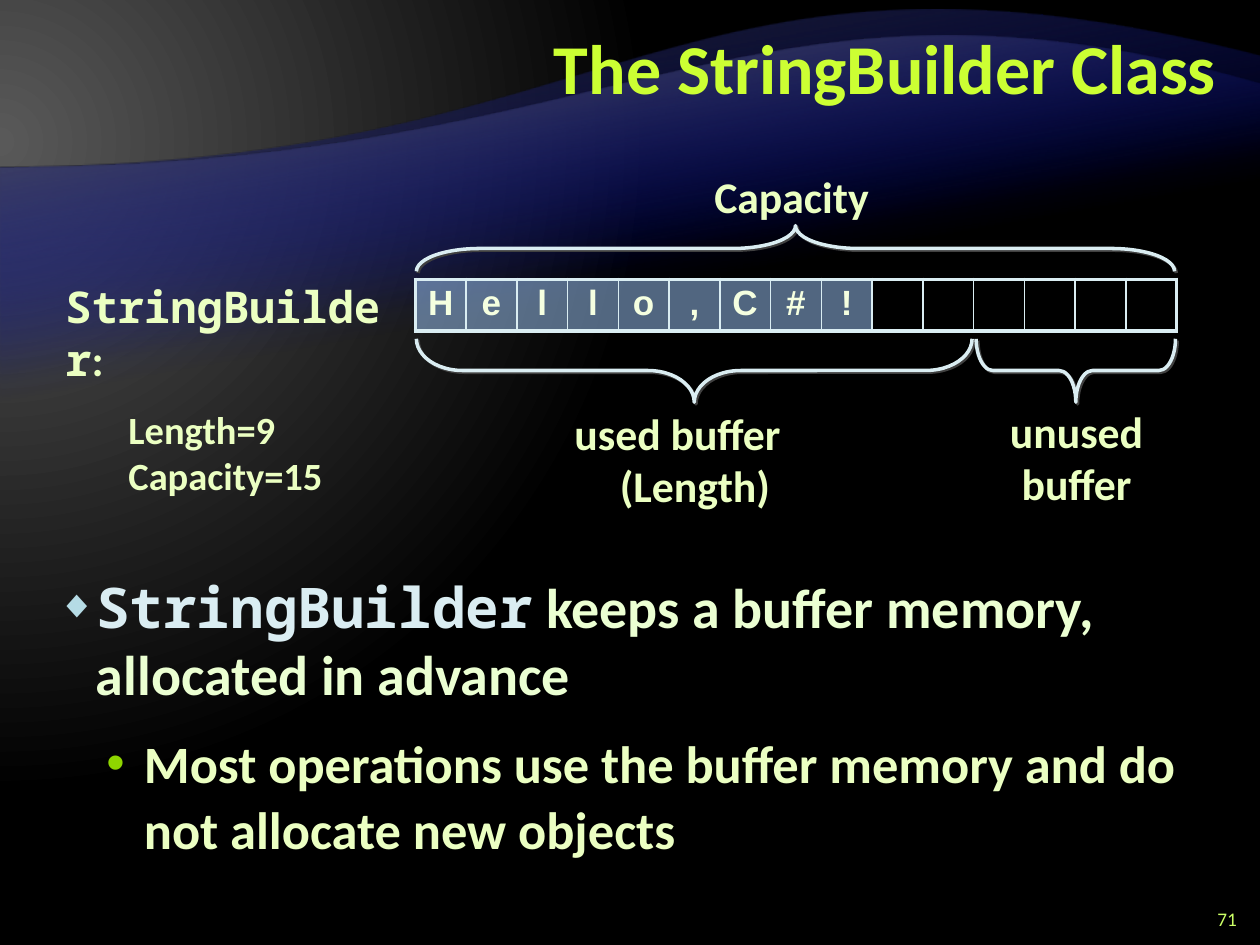
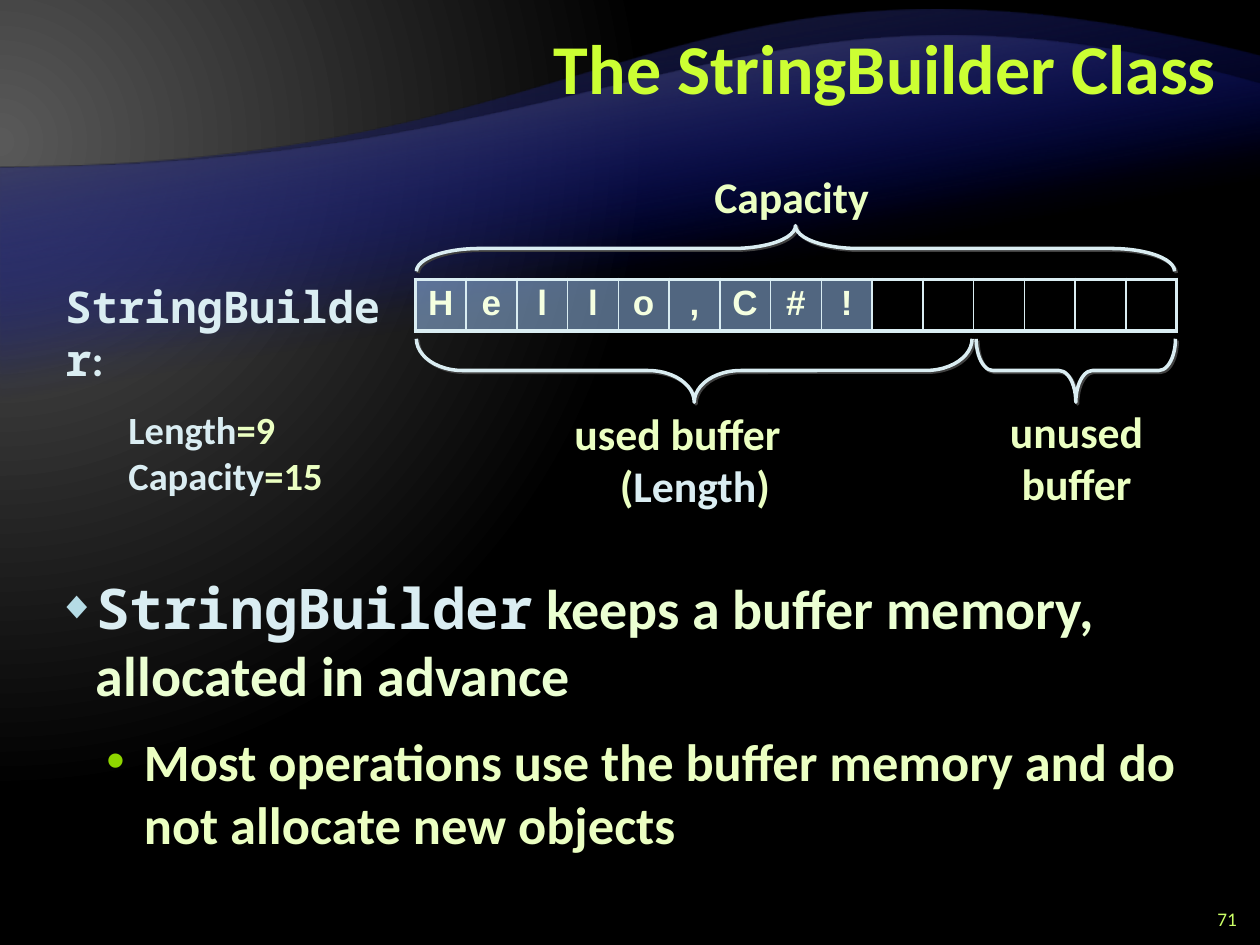
Before and after one commit to Graveheart/aspnetcourse, a slide deck: slide 71 of 2010/lectures/3. CSharp Language Overview - Part II.pptx. Drawn at 1260x945 pixels with LibreOffice and Linux fonts; fonts in the diff are those of the drawing; background and template pictures are left out. Boxes give left, top, right and bottom in pixels: in the first picture for what was removed or moved away, otherwise in the second. Text is boxed around its words. In the diff, an @@ line names an element or a change of style, - is before the commit and + after.

```diff
--- a/2010/lectures/3. CSharp Language Overview - Part II.pptx
+++ b/2010/lectures/3. CSharp Language Overview - Part II.pptx
@@ text "StringBuilder:" at (128,417,322,496): text colour #EBFFC2 to #DAEDF2 in "StringBuilder:", "Length=9", "Capacity=15" @@
@@ text at (620,469,770,510): text colour #EBFFC2 to #DAEDF2 in "(Length)" @@
@@ text "StringBuilder keeps a buffer memory, ..." at (96,585,1175,853): line spacing 38pt to 1 @@
```
Also in this commit, not shown: 88 other slides changed.
